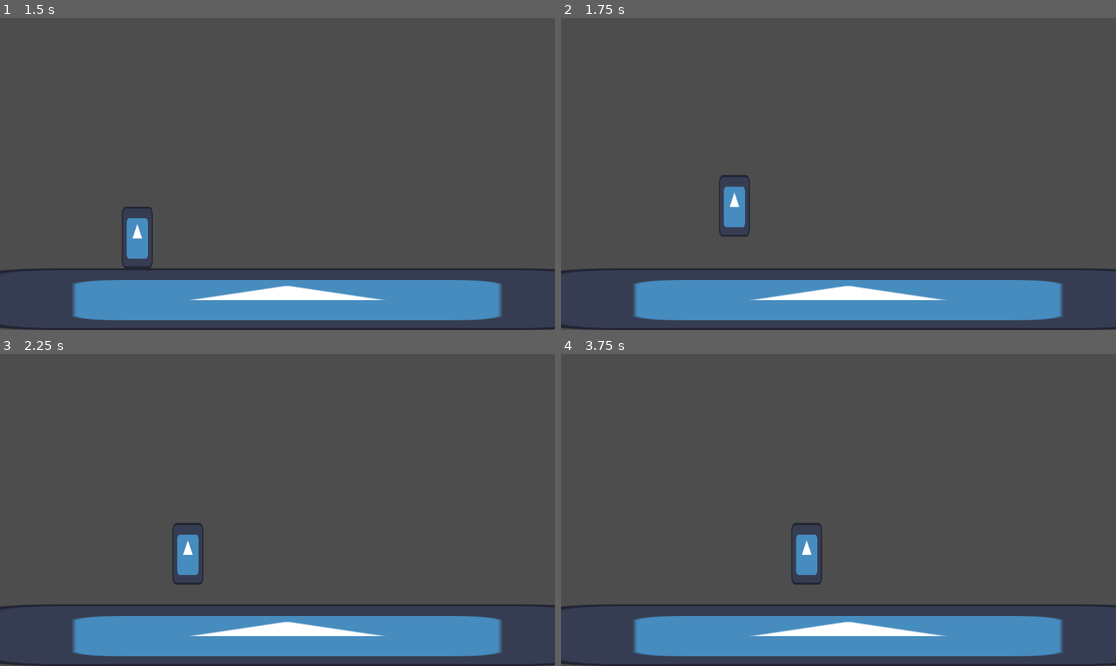
Above: before the commit, frames 1-4 (two rows, left to right).
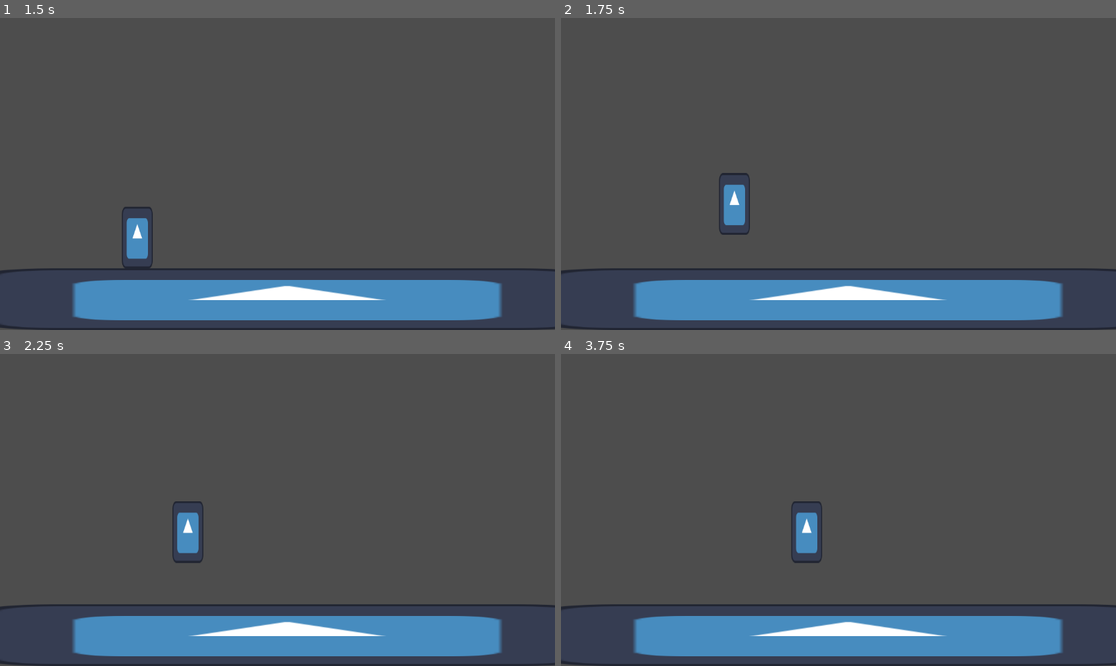
Above: after the commit, the same moments.

Repository: DrOtter3000/foxy-mc-foxmage
Game: Godot game, scene res://Levels/level_template.tscn
The game is run twice, just before and just after one commit, with the same random seed, the same clock (stepped at 60 frames per second) and the same inputs. The engine's default icon, where the game draws it, is replaced by a stand-in: a white triangle on a blue panel in a dark square.
Inputs:
- Up to frame 1 (1.5 s): hold D (right) from 0.53 s (still down); tap Space (jump) at 0.77 s
- Up to frame 2 (1.75 s): keep holding D (right); tap Space (jump) at 1.52 s
- Up to frame 3 (2.25 s): release D (right) at 2.03 s; hold A (left) from 2.03 s (still down)
- Up to frame 4 (3.75 s): release A (left) at 2.78 s; hold D (right) from 2.78 s (still down); tap Space (jump) at 3.02 s

Frame 1 is identical in both runs. In frame 2, 0.2% of the frame differs, in the area x 28-35%, y 49-71%; in frame 3, 0.7%, in the area x 31-37%, y 47-74%; in frame 4, 0.7%.

Commit message:
make gravity more relateable

Diff:
--- a/Characters/Player/player.gd
+++ b/Characters/Player/player.gd
@@ -8,7 +8,11 @@
 func _physics_process(delta: float) -> void:
 	# Add the gravity.
 	if not is_on_floor():
-		velocity += get_gravity() * delta
+		if velocity.y < 0:
+			velocity += get_gravity() * delta * 0.8
+		else:
+			velocity += get_gravity() * delta
+
 
 	# Handle jump.
 	if Input.is_action_just_pressed("jump") and is_on_floor():
